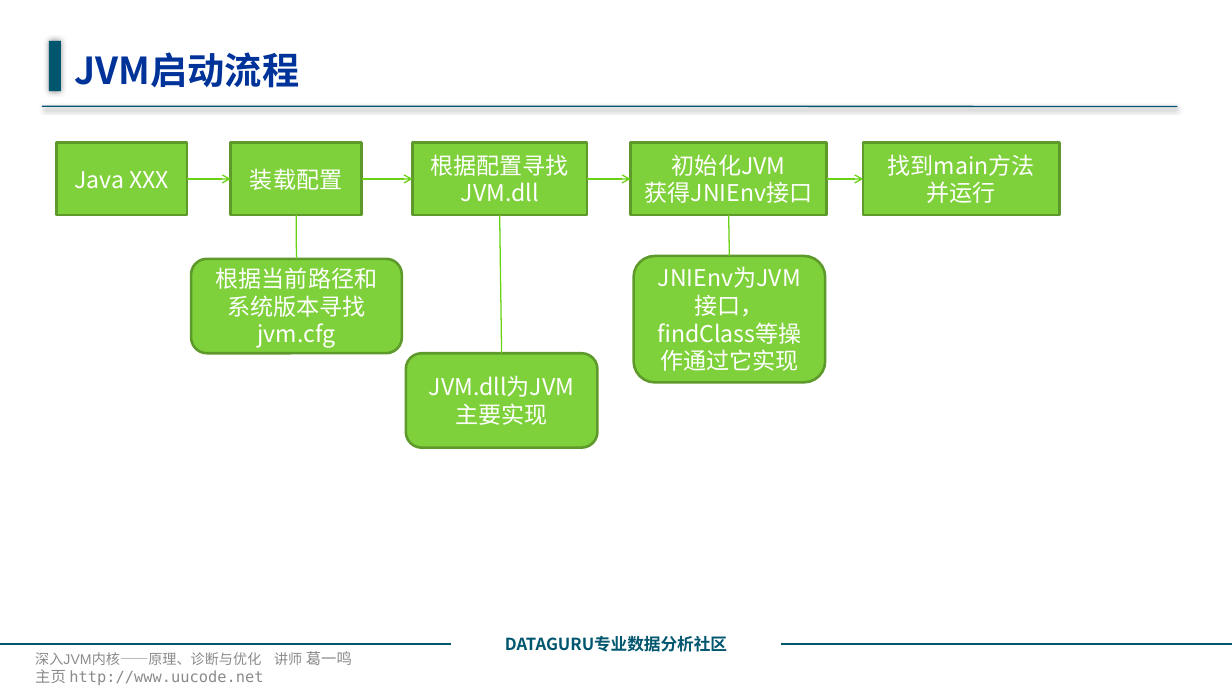
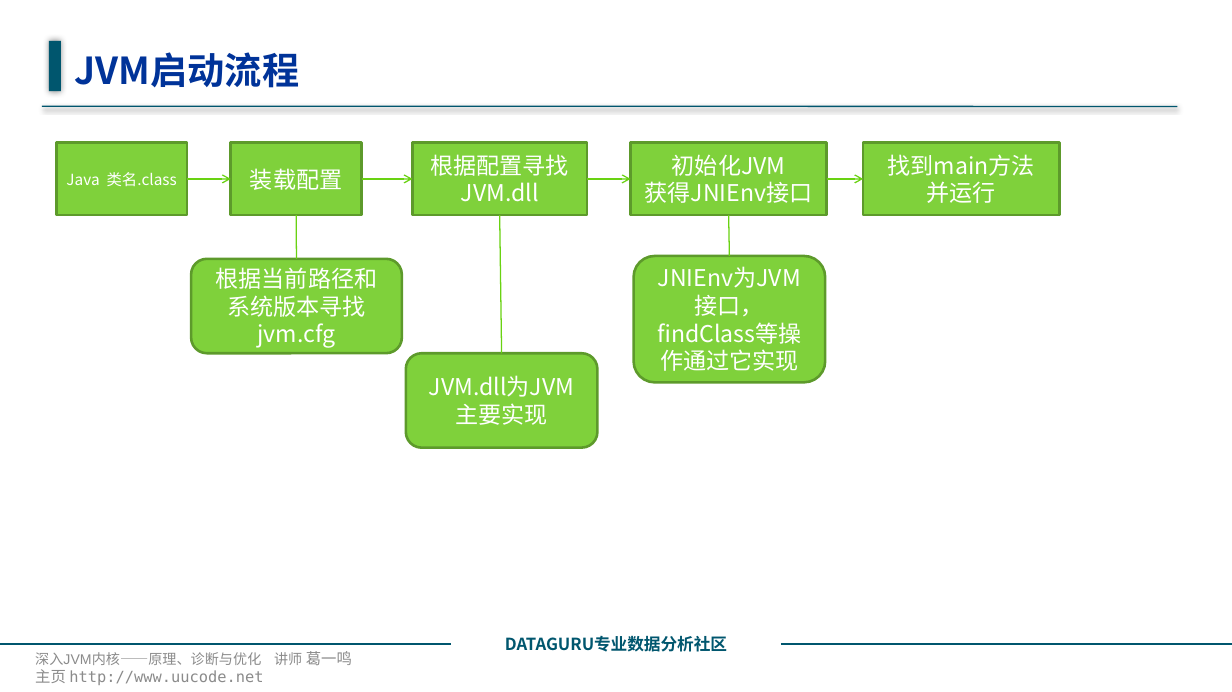
Before and after one commit to 1606884098/javabase, a slide deck: slide 2 of javabase1Jvm/src/main/java/com/javabase/jvm1runtime/runtimeDetail/2.JVM运行机制.pptx. Drawn at 1232x692 pixels with LibreOffice and Linux fonts; fonts in the diff are those of the drawing; background and template pictures are left out. Boxes give left, top, right and bottom in pixels: in the first picture for what was removed or moved away, otherwise in the second. Text is boxed around its words. In the diff, an @@ line names an element or a change of style, - is before the commit and + after.

```diff
--- a/javabase1Jvm/src/main/java/com/javabase/jvm1runtime/runtimeDetail/2.JVM运行机制.pptx
+++ b/javabase1Jvm/src/main/java/com/javabase/jvm1runtime/runtimeDetail/2.JVM运行机制.pptx
@@ text in rectangle at [66,172,177,186]: text changed; size 18 to 12 pt @@
-Java XXX
+Java 类名.class
```
Also in this commit, not shown: 1 other slide changed, 2 other files.
